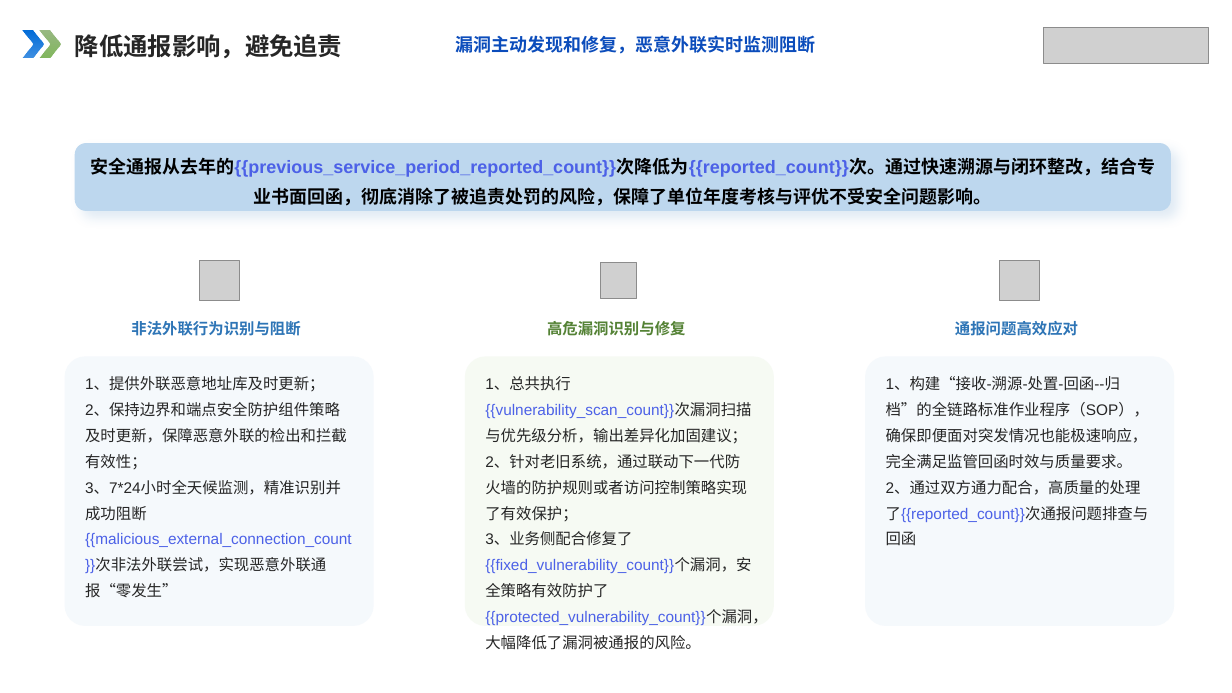
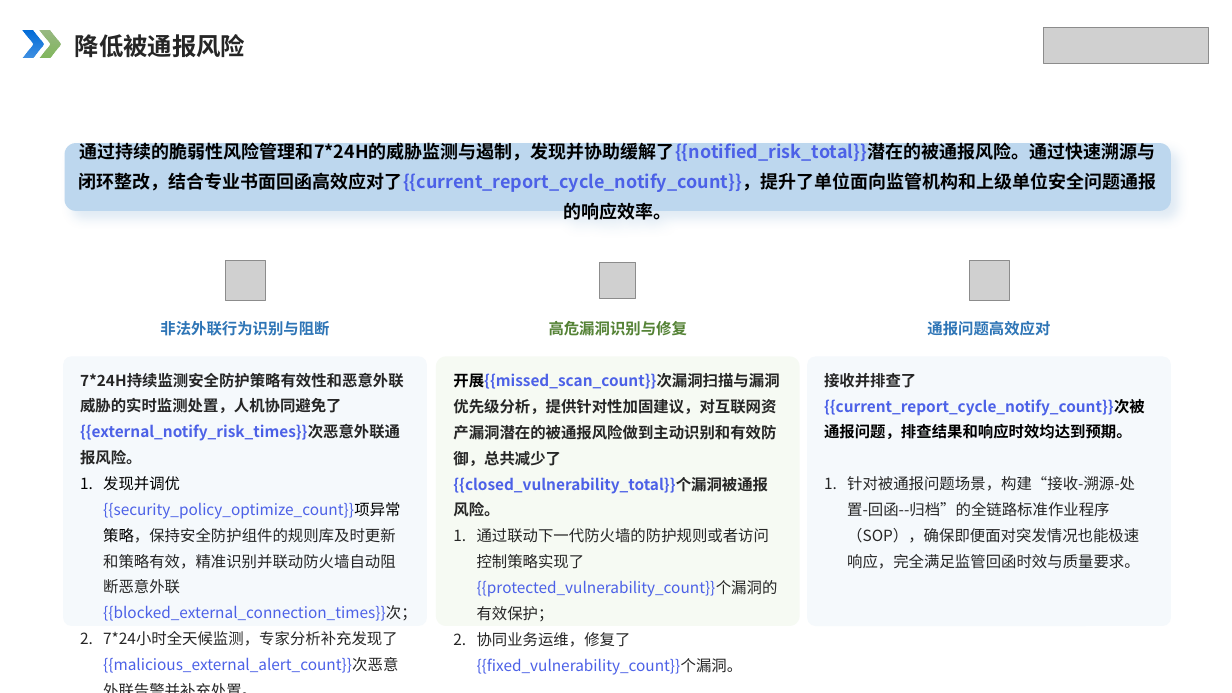
Before and after one commit to Xupai2022/report-generation, a slide deck: slide 12 of mss_ai_ppt_sample_assets/backend/data/templates/plus.pptx. Drawn at 1232x693 pixels with LibreOffice and Linux fonts; fonts in the diff are those of the drawing; grey boxes stand for pictures. Boxes give left, top, right and bottom in pixels: in the first picture for what was removed or moved away, otherwise in the second. Text is boxed around its words. In the diff, an @@ line names an element or a change of style, - is before the commit and + after.

```diff
--- a/mss_ai_ppt_sample_assets/backend/data/templates/plus.pptx
+++ b/mss_ai_ppt_sample_assets/backend/data/templates/plus.pptx
@@ text at (x1=75, y1=34, x2=245, y2=57): text changed @@
-降低通报影响，避免追责
+降低被通报风险
@@ text removed at (x1=455, y1=35, x2=815, y2=54) @@
-漏洞主动发现和修复，恶意外联实时监测阻断
@@ rounded rectangle "通过持续的脆弱性风险管理和7*24H的威胁监测与遏制，发现并协助缓解了{{notified_risk_total}}潜在 ..." resized from (x1=75, y1=143, x2=1171, y2=211) to (x1=65, y1=143, x2=1171, y2=211) @@
@@ text in rounded rectangle at (x1=79, y1=139, x2=1156, y2=224): text changed; font Arial to Noto Sans CJK SC @@
-安全通报从去年的{{previous_service_period_reported_count}}次降低为{{reported_count}}次。通过快速溯源与闭环整改，结合专业书面回函，彻底消除了被追责处罚的风险，保障了单位年度考核与评优不受安全问题影响。
+通过持续的脆弱性风险管理和7*24H的威胁监测与遏制，发现并协助缓解了{{notified_risk_total}}潜在的被通报风险。通过快速溯源与闭环整改，结合专业书面回函高效应对了{{current_report_cycle_notify_count}}，提升了单位面向监管机构和上级单位安全问题通报的响应效率。
@@ picture moved from (x1=200, y1=261, x2=239, y2=300) to (x1=226, y1=261, x2=265, y2=300) @@
@@ picture moved from (x1=1000, y1=261, x2=1040, y2=300) to (x1=970, y1=261, x2=1009, y2=300) @@
@@ font Montserrat to Noto Sans CJK SC in 3 elements at (x1=549, y1=321, x2=687, y2=336), (x1=927, y1=321, x2=1050, y2=336), (x1=160, y1=321, x2=329, y2=336) @@
@@ text "非法外联行为识别与阻断" moved from (x1=131, y1=321, x2=300, y2=336) to (x1=160, y1=321, x2=329, y2=336) @@
@@ text "通报问题高效应对" moved from (x1=955, y1=321, x2=1078, y2=336) to (x1=927, y1=321, x2=1050, y2=336) @@
@@ proportions changed in 3 elements at (x1=808, y1=357, x2=1172, y2=627), (x1=436, y1=357, x2=800, y2=627), (x1=63, y1=357, x2=427, y2=627) @@
@@ rounded rectangle "7*24H持续监测安全防护策略有效性和恶意外联威胁的实时监测处置，人机协同避免了{{external_notify_ri ..." resized from (x1=65, y1=357, x2=374, y2=627) to (x1=63, y1=357, x2=427, y2=627) @@
@@ rounded rectangle "开展{{missed_scan_count}}次漏洞扫描与漏洞优先级分析，提供针对性加固建议，对互联网资产漏洞潜在的被通 ..." resized from (x1=465, y1=357, x2=775, y2=627) to (x1=436, y1=357, x2=800, y2=627) @@
@@ rounded rectangle "接收并排查了{{current_report_cycle_notify_count}}次被通报问题，排查结果和响应时效均 ..." resized from (x1=865, y1=357, x2=1175, y2=627) to (x1=808, y1=357, x2=1172, y2=627) @@
@@ text in rounded rectangle at (x1=80, y1=373, x2=417, y2=673): text changed; font Arial to Noto Sans CJK SC; text colour #262626 to #4C61E7 @@
-1、提供外联恶意地址库及时更新；
-2、保持边界和端点安全防护组件策略及时更新，保障恶意外联的检出和拦截有效性；
-3、7*24小时全天候监测，精准识别并成功阻断{{malicious_external_connection_count}}次非法外联尝试，实现恶意外联通报“零发生”
+7*24H持续监测安全防护策略有效性和恶意外联威胁的实时监测处置，人机协同避免了{{external_notify_risk_times}}次恶意外联通报风险。
+1. 发现并调优{{security_policy_optimize_count}}项异常策略，保持安全防护组件的规则库及时更新和策略有效，精准识别并联动防火墙自动阻断恶意外联{{blocked_external_connection_times}}次；
+2. 7*24小时全天候监测，专家分析补充发现了{{malicious_external_alert_count}}次恶意外联告警并补充处置。
@@ text in rounded rectangle at (x1=453, y1=373, x2=779, y2=675): text changed; font Arial to Noto Sans CJK SC; bold on @@
-1、总共执行{{vulnerability_scan_count}}次漏洞扫描与优先级分析，输出差异化加固建议；
-2、针对老旧系统，通过联动下一代防火墙的防护规则或者访问控制策略实现了有效保护；
-3、业务侧配合修复了{{fixed_vulnerability_count}}个漏洞，安全策略有效防护了{{protected_vulnerability_count}}个漏洞，大幅降低了漏洞被通报的风险。
+开展{{missed_scan_count}}次漏洞扫描与漏洞优先级分析，提供针对性加固建议，对互联网资产漏洞潜在的被通报风险做到主动识别和有效防御，总共减少了{{closed_vulnerability_total}}个漏洞被通报风险。
+1. 通过联动下一代防火墙的防护规则或者访问控制策略实现了{{protected_vulnerability_count}}个漏洞的有效保护；
+2. 协同业务运维，修复了{{fixed_vulnerability_count}}个漏洞。
@@ text in rounded rectangle at (x1=824, y1=373, x2=1145, y2=569): text changed; font Arial to Noto Sans CJK SC @@
-1、构建“接收-溯源-处置-回函--归档”的全链路标准作业程序（SOP），确保即便面对突发情况也能极速响应，完全满足监管回函时效与质量要求。
-2、通过双方通力配合，高质量的处理了{{reported_count}}次通报问题排查与回函
+接收并排查了{{current_report_cycle_notify_count}}次被通报问题，排查结果和响应时效均达到预期。
+1. 针对被通报问题场景，构建“接收-溯源-处置-回函--归档”的全链路标准作业程序（SOP），确保即便面对突发情况也能极速响应，完全满足监管回函时效与质量要求。
```
Also in this commit, not shown: 4 other slides changed, 6 other files.
